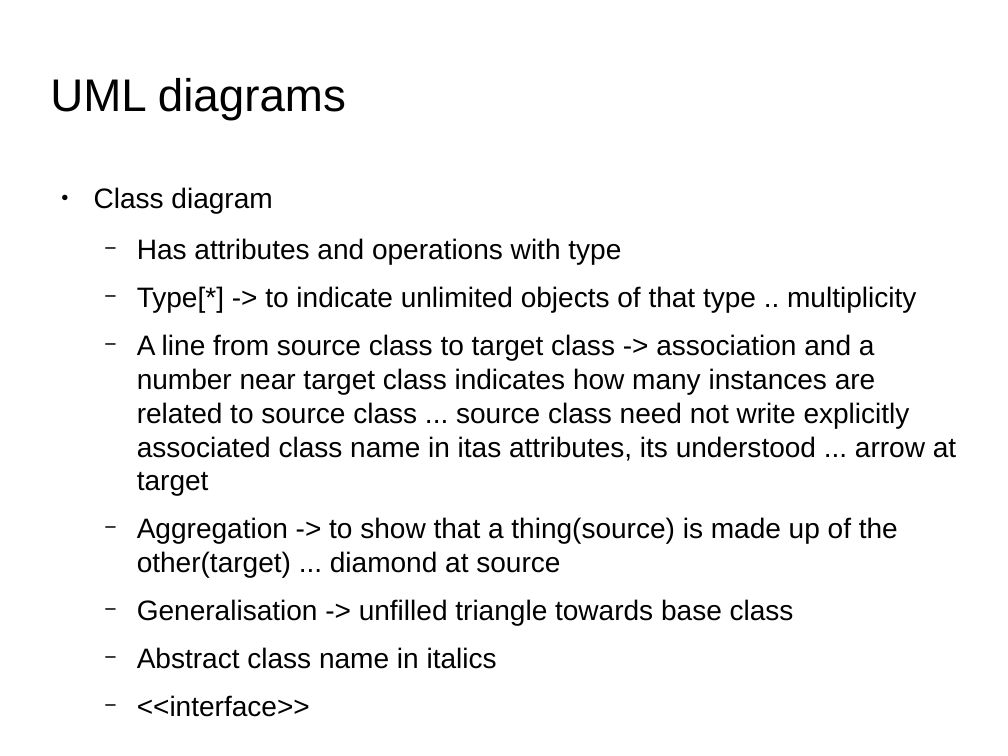
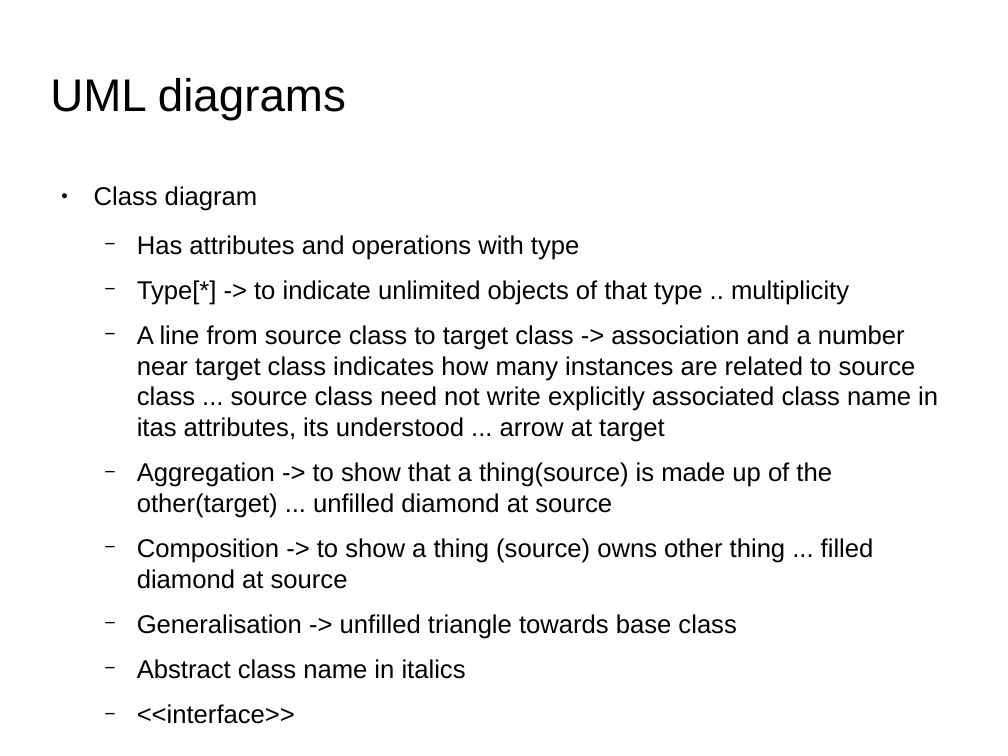
Before and after one commit to shikha-desai/Internship_PreWork, a slide deck: slide 20 of OOP/OOP_Concepts.odp. Drawn at 1008x756 pixels with LibreOffice and Linux fonts; fonts in the diff are those of the drawing; background and template pictures are left out. Boxes give left, top, right and bottom in pixels: in the first picture for what was removed or moved away, otherwise in the second. Text is boxed around its words. In the diff, an @@ line names an element or a change of style, - is before the commit and + after.

```diff
--- a/OOP/OOP_Concepts.odp
+++ b/OOP/OOP_Concepts.odp
@@ text at [94, 186, 938, 634]: size 22.1 to 20.1 pt in "Class diagram", "Has attributes and operations with type", "Type[*] -> to indicate unlimited objects of ...", "A line from source class to target ..." and 3 more places @@
@@ text at [137, 462, 874, 589]: text changed; size 22.1 to 20.1 pt @@
-  − Aggregation -> to show that a thing(source) is made up of the other(target) ... diamond at source
+  − Aggregation -> to show that a thing(source) is made up of the other(target) ... unfilled diamond at source
+  − Composition -> to show a thing (source) owns other thing ... filled diamond at source
```
Also in this commit, not shown: 1 other slide changed, 3 slides added, 2 other files.
